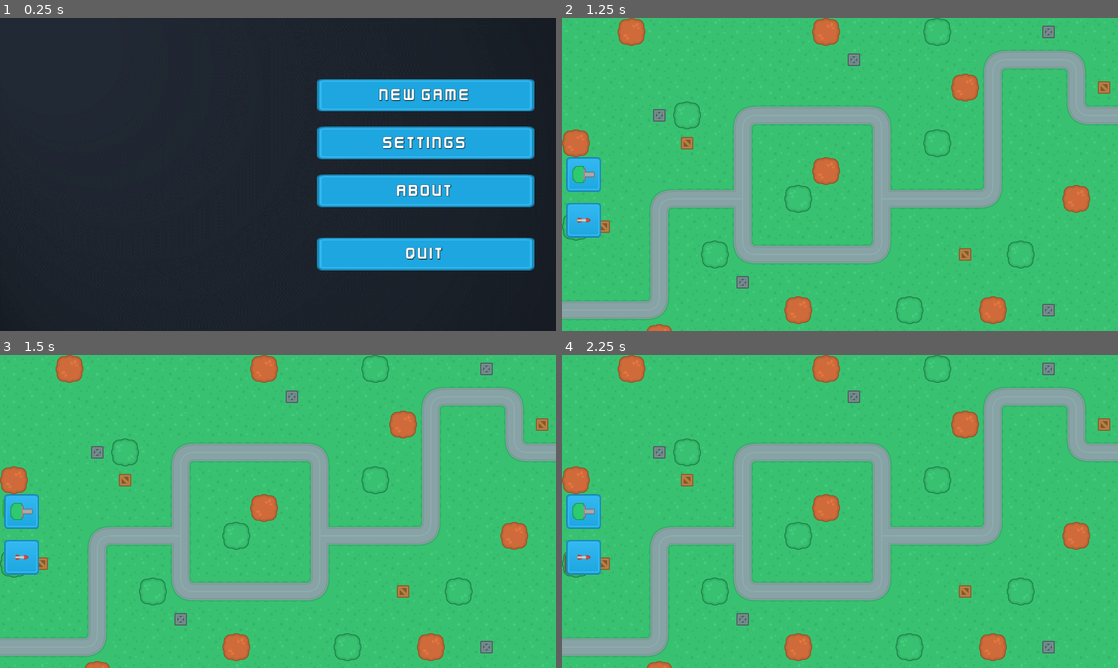
Above: before the commit, frames 1-4 (two rows, left to right).
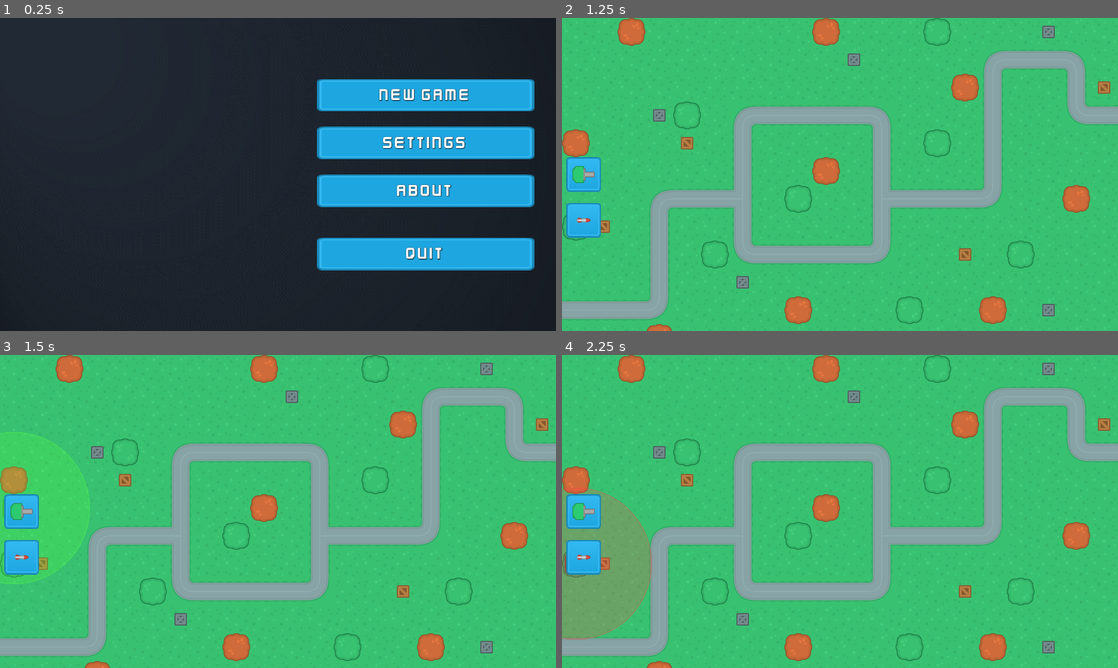
Above: after the commit, the same moments.

Repository: vrialland/godot-tutorial-tower-defense
Game: Godot game, scene res://SceneHandler.tscn
The game is run twice, just before and just after one commit, with the same random seed, the same clock (stepped at 60 frames per second) and the same inputs.
Inputs (mouse positions are in pixels of both pictures, inside the frame that each line leads up to):
- Up to frame 1 (0.25 s): no input
- Up to frame 2 (1.25 s): click "New Game" at 0.5 s
- Up to frame 3 (1.5 s): click (22, 511) at 1.25 s
- Up to frame 4 (2.25 s): click (584, 558) at 2 s

Frames 1-2 are identical in both runs. In frame 3, 0.5% of the frame differs, in the area x 0-17%, y 24-74%; in frame 4, 5.0%, in the area x 0-17%, y 42-91%.

Commit message:
feat: add range indicator

Diff:
--- a/scenes/main_scenes/Ui.gd
+++ b/scenes/main_scenes/Ui.gd
@@ -1,4 +1,6 @@
 extends CanvasLayer
+
+var tower_range = 350
 
 
 func set_tower_preview(tower_type: String, mouse_position: Vector2, color: Color) -> void:
@@ -6,8 +8,17 @@
 	drag_tower.set_name("DragTower")
 	drag_tower.modulate = color
 
+	var range_texture: Sprite = Sprite.new()
+	range_texture.position = Vector2(32, 32)
+	var scaling: float = tower_range / 600.0
+	range_texture.scale = Vector2(scaling, scaling)
+	var texture = load("res://assets/ui/range_overlay.png")
+	range_texture.texture = texture
+	range_texture.modulate = color
+
 	var control = Control.new()
 	control.add_child(drag_tower, true)
+	control.add_child(range_texture, true)
 	control.rect_position = mouse_position
 	control.set_name("TowerPreview")
 	add_child(control, true)
@@ -18,3 +29,4 @@
 	$TowerPreview.rect_position = new_position
 	if $TowerPreview/DragTower.modulate != color:
 		$TowerPreview/DragTower.modulate = color
+		$TowerPreview/Sprite.modulate = color
Not shown, removed: assets/range_overlay.png.import
Renamed: assets/range_overlay.png -> assets/ui/range_overlay.png
